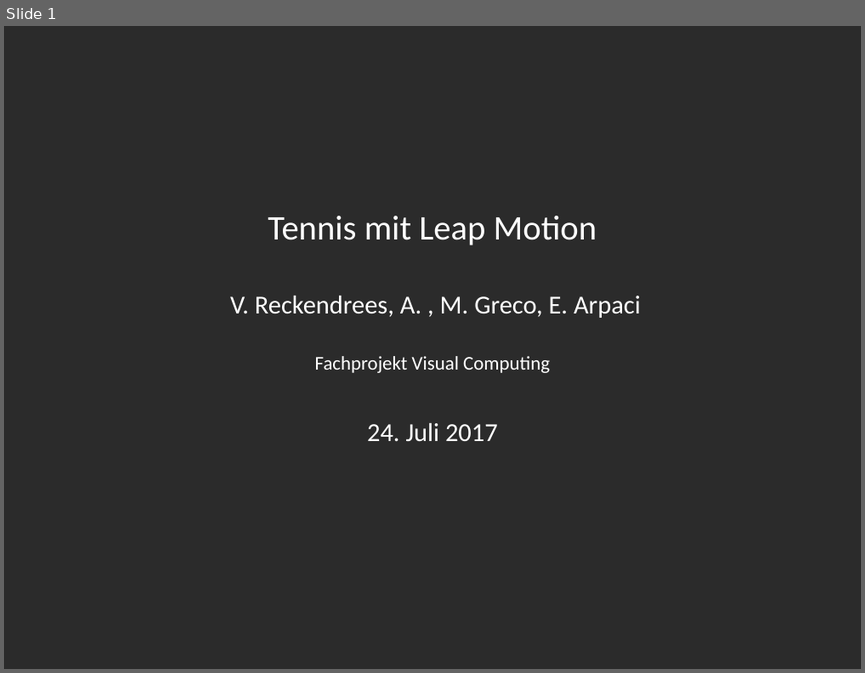
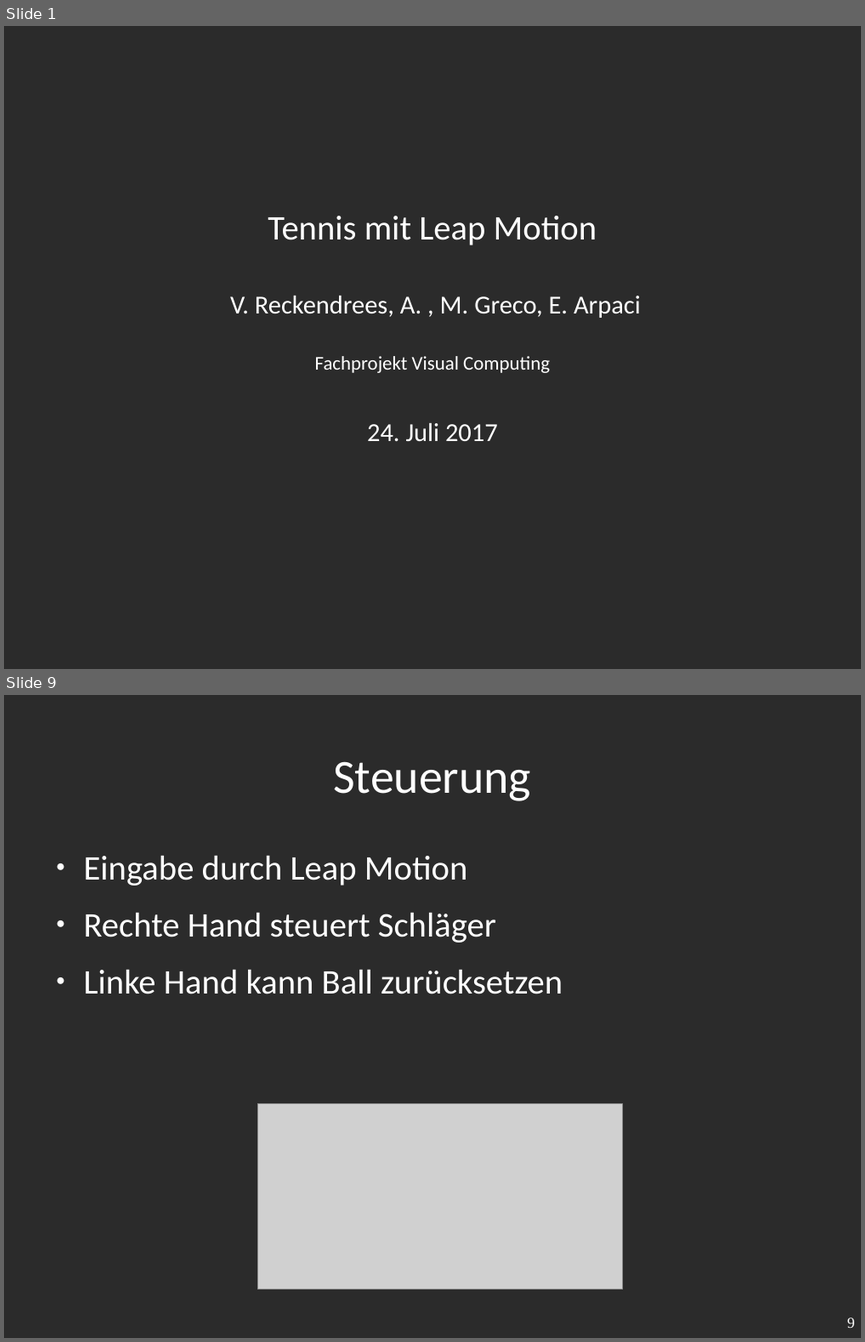
Before and after one commit to v1nc/Leap-Tennis-Ausarbeitung, a slide deck: Fachprojekt_Präsentation.odp. Shown one above the other, each under a label of ours: slide 1 before the commit, slides 1 and 9 after it; the slides between them are not shown. The pictures are 865x673 and 865x1342 pixels, drawn with LibreOffice and Linux fonts; fonts in the diff are those of the drawing; grey boxes stand for pictures; background and template pictures are left out; a plain dark background stands for a picture behind light text. Boxes give left, top, right and bottom in pixels: in the first picture for what was removed or moved away, otherwise in the second. Text is boxed around its words. In the diff, an @@ line names an element or a change of style, - is before the commit and + after.

Commit message:
presentation + images

```diff
--- a/Fachprojekt_Präsentation.odp
+++ b/Fachprojekt_Präsentation.odp
@@ slide 9 added at (x1=4, y1=695, x2=861, y2=1338), background picture (left out) @@
@@ title added at (x1=333, y1=761, x2=531, y2=801), 44 pt, text #FFFFFF @@
+Steuerung
@@ text added at (x1=84, y1=855, x2=562, y2=994), 32 pt, text #FFFFFF @@
+● Eingabe durch Leap Motion
+● Rechte Hand steuert Schläger
+● Linke Hand kann Ball zurücksetzen
@@ picture added at (x1=258, y1=1103, x2=623, y2=1289) @@
@@ page number added at (x1=847, y1=1317, x2=855, y2=1327), 14 pt, text #FFFFFF @@
+9
```
Also in this commit, not shown: 2 slides changed, 8 other slides added, 3 other files.
